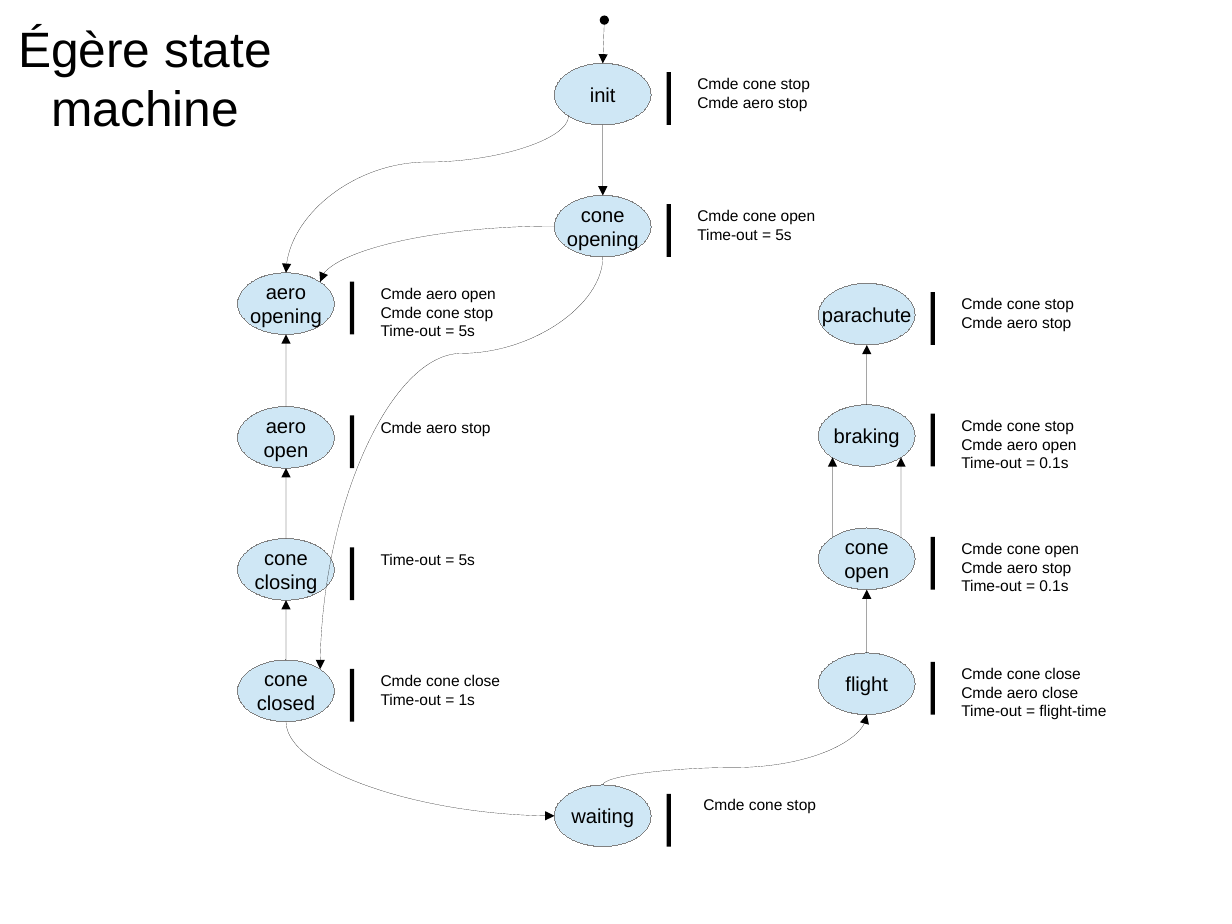
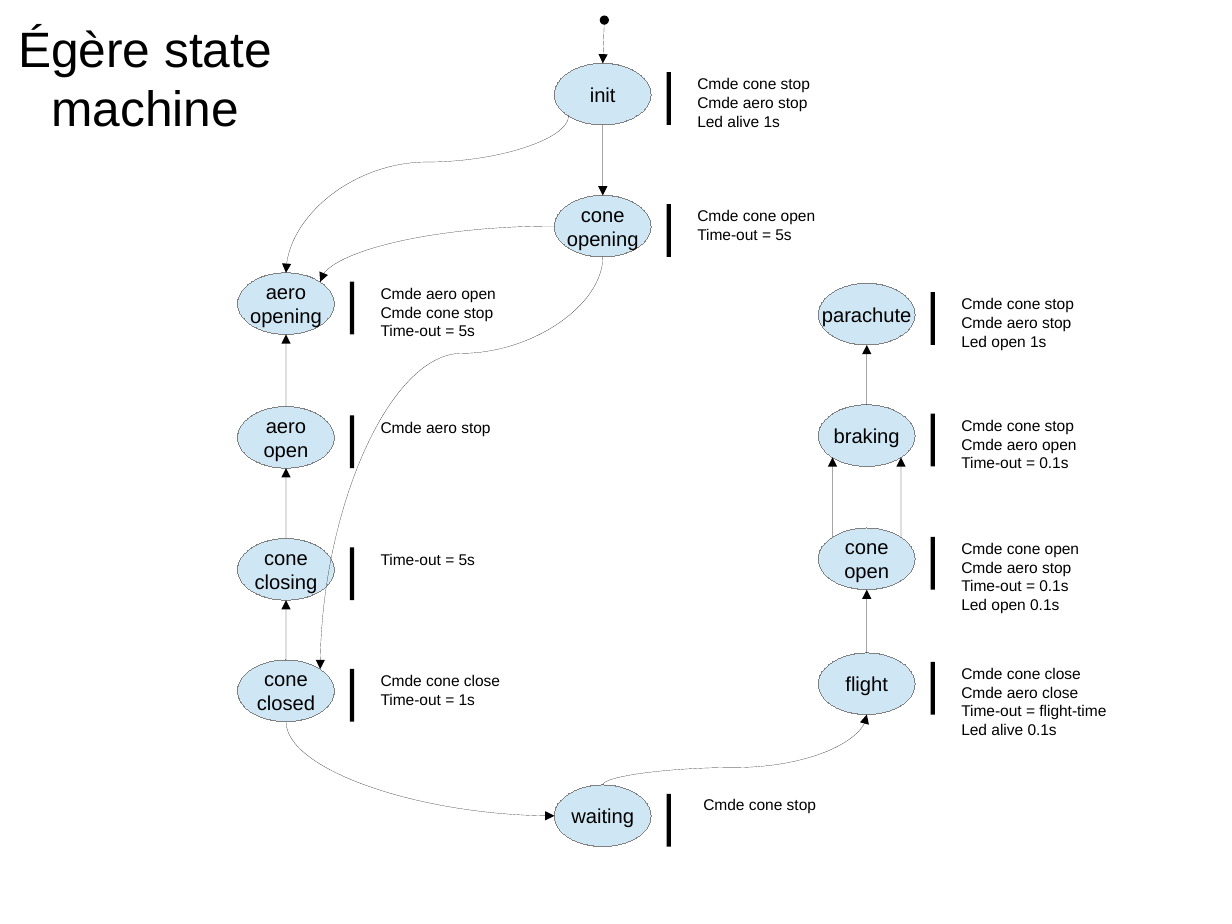
Before and after one commit to nnayo/egere, a slide deck: slide 1 of soft/state machine.odp. Drawn at 1232x924 pixels with LibreOffice and Linux fonts; fonts in the diff are those of the drawing. Boxes give left, top, right and bottom in pixels: in the first picture for what was removed or moved away, otherwise in the second. Text is boxed around its words. In the diff, an @@ line names an element or a change of style, - is before the commit and + after.

Commit message:
new state machine

```diff
--- a/soft/state machine.odp
+++ b/soft/state machine.odp
@@ text at box(697, 115, 780, 127): paragraph added @@
+Led alive 1s
@@ text at box(961, 335, 1046, 350): paragraph added @@
+Led open 1s
@@ text at box(961, 598, 1059, 614): paragraph added @@
+Led open 0.1s
@@ text at box(961, 723, 1057, 735): paragraph added @@
+Led alive 0.1s
```
Also in this commit, not shown: 1 other file.
